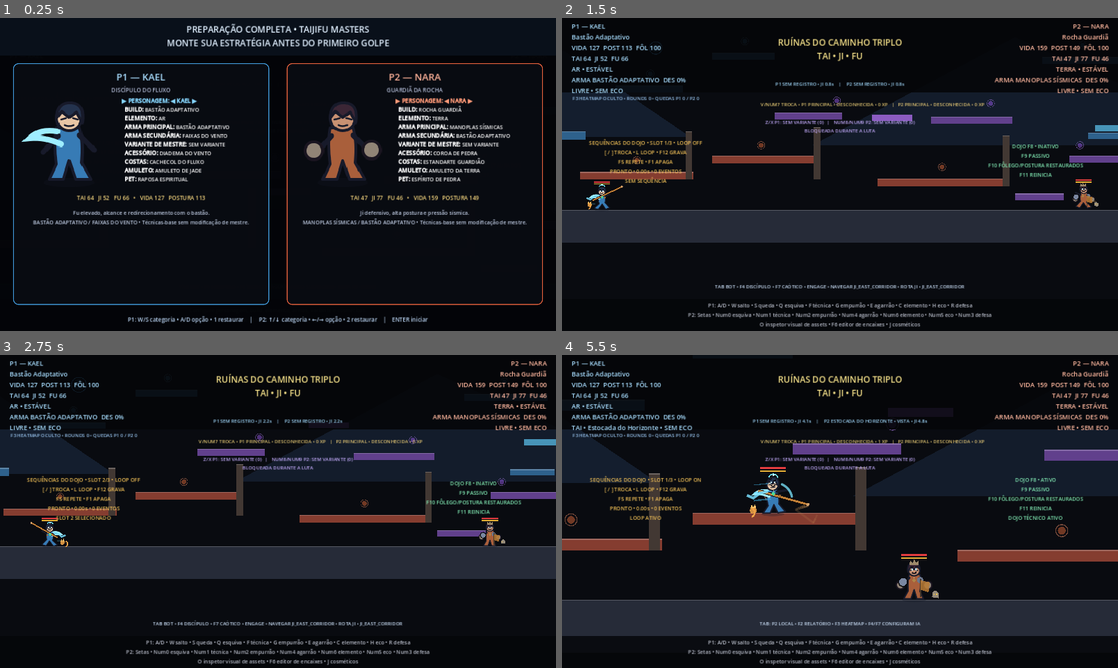
Above: before the commit, frames 1-4 (two rows, left to right).
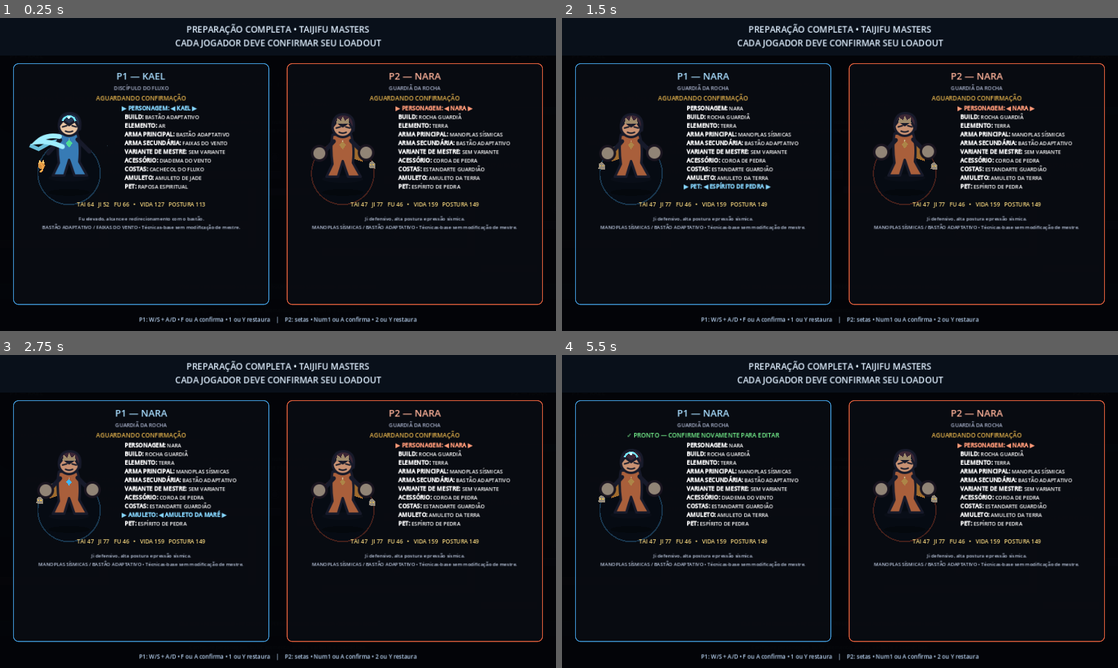
Above: after the commit, the same moments.

Repository: Tehkne-Solutions/taijifu-masters
Game: Godot game, scene res://scenes/main.tscn
The game is run twice, just before and just after one commit, with the same random seed, the same clock (stepped at 60 frames per second) and the same inputs.
Inputs:
- Up to frame 1 (0.25 s): no input
- Up to frame 2 (1.5 s): tap Enter (start_match) at 0.5 s; hold D (p1_right) from 0.53 s (still down); tap K (clear_variant_comparison) at 0.6 s; tap W (p1_jump) at 0.77 s; tap F7 (cycle_bot_personality) at 1.35 s
- Up to frame 3 (2.75 s): tap W (p1_jump) at 1.52 s; release D (p1_right) at 2.03 s; hold A (p1_left) from 2.03 s (still down); tap ] (dojo_next_slot) at 2.1 s
- Up to frame 4 (5.5 s): release A (p1_left) at 2.78 s; hold D (p1_right) 2.78-4.28 s; tap [ (dojo_previous_slot) at 2.85 s; tap W (p1_jump) at 3.02, 3.77, 4.52 s; tap F8 (dojo_toggle) at 3.6 s; hold A (p1_left) 4.28-5.03 s; tap L (dojo_toggle_loop) at 4.35 s; hold D (p1_right) from 5.03 s (still down); tap F (p1_attack) at 5.1 s

The runs differ from the first frame. In frame 1, 12% of the frame differs, in the area x 3-95%, y 6-98%; in frame 2, 35%; in frame 3, 35%; in frame 4, 38%, in the area x 0-100%, y 1-100%.

Commit message:
feat(preparation): adicionar prontidão individual e suporte a gamepad

Diff:
--- a/scripts/runtime/battle_preparation_runtime.gd
+++ b/scripts/runtime/battle_preparation_runtime.gd
@@ -9,21 +9,24 @@
 var _cosmetic_ledger := CosmeticLoadoutLedger.new()
 var _loadouts: Array[Dictionary] = [{}, {}]
 var _field_indices: Array[int] = [0, 0]
+var _ready_states: Array[bool] = [false, false]
 var _active := false
+var _start_emitted := false
 var _canvas: CanvasLayer
 var _background: ColorRect
 var _title: Label
 var _footer: Label
 var _player_titles: Array[Label] = []
 var _player_roles: Array[Label] = []
-var _player_previews: Array[TextureRect] = []
+var _player_ready_labels: Array[Label] = []
+var _player_previews: Array[PreparationAvatarPreview] = []
 var _player_stats: Array[Label] = []
 var _player_fields: Array[RichTextLabel] = []
 var _player_summaries: Array[Label] = []
-var _preview_atlases: Array[AtlasTexture] = []
 
 func _ready() -> void:
 	process_mode = Node.PROCESS_MODE_ALWAYS
+	_register_preparation_inputs()
 	_cosmetic_ledger.load_from_disk()
 	var unlocked := _unlocked_by_profile()
 	_battle_ledger.load_from_disk(unlocked)
@@ -33,8 +36,16 @@
 	_sync_all_ledgers()
 	_refresh()
 
+func _process(_delta: float) -> void:
+	if not _active:
+		return
+	_process_player_inputs(1)
+	_process_player_inputs(2)
+
 func open() -> void:
 	_active = true
+	_start_emitted = false
+	_ready_states = [false, false]
 	_canvas.visible = true
 	_refresh()
 
@@ -48,43 +59,73 @@
 
 func loadout_for_player(player_index: int) -> Dictionary:
 	var slot := clampi(player_index, 1, 2) - 1
-	var unlocked := _unlocked_for(player_index)
-	return BattleLoadoutCatalog.sanitize(_loadouts[slot], unlocked)
+	return BattleLoadoutCatalog.sanitize(_loadouts[slot], _unlocked_for(player_index))
 
 func set_loadout_for_test(player_index: int, loadout: Dictionary) -> void:
 	var slot := clampi(player_index, 1, 2) - 1
 	_loadouts[slot] = BattleLoadoutCatalog.sanitize(loadout, _unlocked_for(player_index))
+	_ready_states[slot] = false
 	_persist_player(player_index)
 	_refresh()
 
 func selected_field_for_player(player_index: int) -> StringName:
 	return BattleLoadoutCatalog.FIELD_ORDER[_field_indices[clampi(player_index, 1, 2) - 1]]
 
-func _unhandled_input(event: InputEvent) -> void:
-	if not _active or event is not InputEventKey:
-		return
-	var key := event as InputEventKey
-	if not key.pressed or key.echo:
-		return
-	var handled := true
-	match key.keycode:
-		KEY_W: _cycle_field(1, -1)
-		KEY_S: _cycle_field(1, 1)
-		KEY_A: _cycle_value(1, -1)
-		KEY_D: _cycle_value(1, 1)
-		KEY_UP: _cycle_field(2, -1)
-		KEY_DOWN: _cycle_field(2, 1)
-		KEY_LEFT: _cycle_value(2, -1)
-		KEY_RIGHT: _cycle_value(2, 1)
-		KEY_1: _reset_player(1)
-		KEY_2: _reset_player(2)
-		KEY_ENTER, KEY_KP_ENTER:
-			_sync_all_ledgers()
-			start_requested.emit()
-		_:
-			handled = false
-	if handled:
-		get_viewport().set_input_as_handled()
+func is_player_ready(player_index: int) -> bool:
+	return _ready_states[clampi(player_index, 1, 2) - 1]
+
+func all_players_ready() -> bool:
+	return _ready_states[0] and _ready_states[1]
+
+func set_ready_for_test(player_index: int, ready: bool) -> void:
+	_ready_states[clampi(player_index, 1, 2) - 1] = ready
+	_refresh_player(player_index)
+	_refresh_header()
+
+func registered_gamepad_actions_valid() -> bool:
+	for player_index in [1, 2]:
+		for suffix in ["up", "down", "prev", "next", "ready", "reset"]:
+			if not InputMap.has_action(_prep_action(player_index, suffix)):
+				return false
+	return true
+
+func _process_player_inputs(player_index: int) -> void:
+	if Input.is_action_just_pressed(_prep_action(player_index, "ready")):
+		_toggle_ready(player_index)
+		return
+	if Input.is_action_just_pressed(_prep_action(player_index, "reset")):
+		if not is_player_ready(player_index):
+			_reset_player(player_index)
+		return
+	if is_player_ready(player_index):
+		return
+	if Input.is_action_just_pressed(_prep_action(player_index, "up")):
+		_cycle_field(player_index, -1)
+	elif Input.is_action_just_pressed(_prep_action(player_index, "down")):
+		_cycle_field(player_index, 1)
+	if Input.is_action_just_pressed(_prep_action(player_index, "prev")):
+		_cycle_value(player_index, -1)
+	elif Input.is_action_just_pressed(_prep_action(player_index, "next")):
+		_cycle_value(player_index, 1)
+
+func _toggle_ready(player_index: int) -> void:
+	var slot := player_index - 1
+	_ready_states[slot] = not _ready_states[slot]
+	if _ready_states[slot]:
+		_persist_player(player_index)
+	else:
+		_start_emitted = false
+	_refresh_player(player_index)
+	_refresh_header()
+	if all_players_ready() and not _start_emitted:
+		_start_emitted = true
+		call_deferred("_emit_start_after_lock")
+
+func _emit_start_after_lock() -> void:
+	await get_tree().create_timer(0.42, true, false, true).timeout
+	if _active and all_players_ready() and _start_emitted:
+		_sync_all_ledgers()
+		start_requested.emit()
 
 func _cycle_field(player_index: int, direction: int) -> void:
 	var slot := player_index - 1
@@ -104,22 +145,25 @@
 		index = 0
 	var next_id := options[wrapi(index + direction, 0, options.size())]
 	_loadouts[slot] = BattleLoadoutCatalog.set_field(_loadouts[slot], field_id, next_id, unlocked)
+	_ready_states[slot] = false
 	_persist_player(player_index)
 	_refresh_player(player_index)
+	_refresh_header()
 
 func _reset_player(player_index: int) -> void:
 	_loadouts[player_index - 1] = BattleLoadoutCatalog.default_loadout(player_index)
 	_field_indices[player_index - 1] = 0
+	_ready_states[player_index - 1] = false
 	_persist_player(player_index)
 	_refresh_player(player_index)
+	_refresh_header()
 
 func _persist_player(player_index: int) -> void:
 	var slot := player_index - 1
 	var profile_id := "p%d" % player_index
 	var unlocked := _unlocked_for(player_index)
 	_loadouts[slot] = _battle_ledger.set_loadout(player_index, _loadouts[slot], unlocked)
-	var variant_id := StringName(_loadouts[slot].get("variant_id", &""))
-	master_training_runtime.ledger.set_selected_variant(profile_id, variant_id)
+	master_training_runtime.ledger.set_selected_variant(profile_id, StringName(_loadouts[slot].get("variant_id", &"")))
 	var cosmetic_loadout := {}
 	for socket_id in CosmeticSocketCatalog.SOCKET_IDS:
 		cosmetic_loadout[String(socket_id)] = String(_loadouts[slot].get(String(socket_id), &"none"))
@@ -161,7 +205,6 @@
 	_title.offset_top = 12.0
 	_title.offset_right = 1260.0
 	_title.offset_bottom = 72.0
-	_title.text = "PREPARAÇÃO COMPLETA • TAIJIFU MASTERS\nMONTE SUA ESTRATÉGIA ANTES DO PRIMEIRO GOLPE"
 	_title.horizontal_alignment = HORIZONTAL_ALIGNMENT_CENTER
 	_title.vertical_alignment = VERTICAL_ALIGNMENT_CENTER
 	_title.add_theme_font_size_override("font_size", 20)
@@ -174,7 +217,7 @@
 	_footer.offset_top = 672.0
 	_footer.offset_right = 1260.0
 	_footer.offset_bottom = 716.0
-	_footer.text = "P1: W/S categoria • A/D opção • 1 restaurar    |    P2: ↑/↓ categoria • ←/→ opção • 2 restaurar    |    ENTER iniciar"
+	_footer.text = "P1: W/S + A/D • F ou A confirma • 1 ou Y restaura    |    P2: setas • Num1 ou A confirma • 2 ou Y restaura"
 	_footer.horizontal_alignment = HORIZONTAL_ALIGNMENT_CENTER
 	_footer.vertical_alignment = VERTICAL_ALIGNMENT_CENTER
 	_footer.add_theme_font_size_override("font_size", 13)
@@ -201,11 +244,11 @@
 	var margin := MarginContainer.new()
 	margin.add_theme_constant_override("margin_left", 18)
 	margin.add_theme_constant_override("margin_right", 18)
-	margin.add_theme_constant_override("margin_top", 14)
-	margin.add_theme_constant_override("margin_bottom", 14)
+	margin.add_theme_constant_override("margin_top", 12)
+	margin.add_theme_constant_override("margin_bottom", 12)
 	panel.add_child(margin)
 	var root_column := VBoxContainer.new()
-	root_column.add_theme_constant_override("separation", 5)
+	root_column.add_theme_constant_override("separation", 3)
 	margin.add_child(root_column)
 	var title := Label.new()
 	title.horizontal_alignment = HORIZONTAL_ALIGNMENT_CENTER
@@ -215,21 +258,22 @@
 	_player_titles.append(title)
 	var role := Label.new()
 	role.horizontal_alignment = HORIZONTAL_ALIGNMENT_CENTER
-	role.add_theme_font_size_override("font_size", 13)
+	role.add_theme_font_size_override("font_size", 12)
 	role.add_theme_color_override("font_color", Color(0.68, 0.72, 0.82))
 	root_column.add_child(role)
 	_player_roles.append(role)
+	var ready_label := Label.new()
+	ready_label.horizontal_alignment = HORIZONTAL_ALIGNMENT_CENTER
+	ready_label.add_theme_font_size_override("font_size", 14)
+	root_column.add_child(ready_label)
+	_player_ready_labels.append(ready_label)
 	var middle := HBoxContainer.new()
 	middle.add_theme_constant_override("separation", 12)
 	root_column.add_child(middle)
-	var preview := TextureRect.new()
-	preview.custom_minimum_size = Vector2(218.0, 218.0)
-	preview.expand_mode = TextureRect.EXPAND_IGNORE_SIZE
-	preview.stretch_mode = TextureRect.STRETCH_KEEP_ASPECT_CENTERED
-	preview.texture_filter = CanvasItem.TEXTURE_FILTER_NEAREST
+	var preview := PreparationAvatarPreview.new()
+	preview.set_player_index(player_index)
 	middle.add_child(preview)
 	_player_previews.append(preview)
-	_preview_atlases.append(AtlasTexture.new())
 	var fields := RichTextLabel.new()
 	fields.custom_minimum_size = Vector2(320.0, 218.0)
 	fields.bbcode_enabled = true
@@ -246,11 +290,11 @@
 	root_column.add_child(stats)
 	_player_stats.append(stats)
 	var summary := Label.new()
-	summary.custom_minimum_size = Vector2(0.0, 62.0)
+	summary.custom_minimum_size = Vector2(0.0, 60.0)
 	summary.horizontal_alignment = HORIZONTAL_ALIGNMENT_CENTER
 	summary.vertical_alignment = VERTICAL_ALIGNMENT_CENTER
 	summary.autowrap_mode = TextServer.AUTOWRAP_WORD_SMART
-	summary.add_theme_font_size_override("font_size", 12)
+	summary.add_theme_font_size_override("font_size", 11)
 	summary.add_theme_color_override("font_color", Color(0.75, 0.80, 0.89))
 	root_column.add_child(summary)
 	_player_summaries.append(summary)
@@ -258,6 +302,15 @@
 func _refresh() -> void:
 	_refresh_player(1)
 	_refresh_player(2)
+	_refresh_header()
+
+func _refresh_header() -> void:
+	if all_players_ready():
+		_title.text = "AMBOS PRONTOS • ENTRADA NA ARENA\nOS LOADOUTS FORAM BLOQUEADOS"
+		_title.add_theme_color_override("font_color", Color(0.58, 1.0, 0.68))
+	else:
+		_title.text = "PREPARAÇÃO COMPLETA • TAIJIFU MASTERS\nCADA JOGADOR DEVE CONFIRMAR SEU LOADOUT"
+		_title.add_theme_color_override("font_color", Color(0.88, 0.94, 1.0))
 
 func _refresh_player(player_index: int) -> void:
 	if _player_titles.size() < player_index:
@@ -270,6 +323,11 @@
 	var build := BuildProfile.prototype_preset(preset_id)
 	_player_titles[slot].text = "P%d — %s" % [player_index, build.character_name.to_upper()]
 	_player_roles[slot].text = CharacterVisualCatalog.role(character_id).to_upper()
+	_player_ready_labels[slot].text = "✓ PRONTO — CONFIRME NOVAMENTE PARA EDITAR" if _ready_states[slot] else "AGUARDANDO CONFIRMAÇÃO"
+	_player_ready_labels[slot].add_theme_color_override(
+		"font_color",
+		Color(0.48, 1.0, 0.58) if _ready_states[slot] else Color(0.92, 0.72, 0.30)
+	)
 	_player_stats[slot].text = "TAI %d   JI %d   FU %d   •   VIDA %d   POSTURA %d" % [
 		roundi(build.tai_index()), roundi(build.ji_index()), roundi(build.fu_index()),
 		roundi(build.max_health()), roundi(build.max_posture())
@@ -280,22 +338,8 @@
 		WeaponKitCatalog.label_for(StringName(loadout.get("secondary_weapon_id", &"unarmed"))),
 		MasterTrainingCatalog.variant_summary(StringName(loadout.get("variant_id", &"")))
 	]
-	_update_preview(slot, character_id)
+	_player_previews[slot].apply_loadout(loadout)
 	_update_fields(slot, player_index)
-
-func _update_preview(slot: int, character_id: StringName) -> void:
-	var path := CharacterVisualCatalog.sheet_path(character_id)
-	if path == "" or not ResourceLoader.exists(path):
-		_player_previews[slot].texture = null
-		return
-	var texture := load(path) as Texture2D
-	if not is_instance_valid(texture):
-		_player_previews[slot].texture = null
-		return
-	var atlas := _preview_atlases[slot]
-	atlas.atlas = texture
-	atlas.region = Rect2(Vector2.ZERO, CharacterVisualCatalog.FRAME_SIZE)
-	_player_previews[slot].texture = atlas
 
 func _update_fields(slot: int, player_index: int) -> void:
 	var lines: Array[String] = []
@@ -306,11 +350,79 @@
 		var value_id := BattleLoadoutCatalog.value_for_field(field_id, loadout)
 		var label := BattleLoadoutCatalog.field_label(field_id)
 		var value := BattleLoadoutCatalog.value_label(field_id, value_id)
-		if index == _field_indices[slot]:
+		if index == _field_indices[slot] and not _ready_states[slot]:
 			lines.append("[color=%s][b]▶ %s: ◀ %s ▶[/b][/color]" % [color, label, value])
 		else:
 			lines.append("  [b]%s:[/b] %s" % [label, value])
 	_player_fields[slot].text = "\n".join(lines)
 
+func _register_preparation_inputs() -> void:
+	_register_player_prep_inputs(1, KEY_W, KEY_S, KEY_A, KEY_D, KEY_F, KEY_1, 0)
+	_register_player_prep_inputs(2, KEY_UP, KEY_DOWN, KEY_LEFT, KEY_RIGHT, KEY_KP_1, KEY_2, 1)
+
+func _register_player_prep_inputs(
+	player_index: int,
+	up_key: Key,
+	down_key: Key,
+	prev_key: Key,
+	next_key: Key,
+	ready_key: Key,
+	reset_key: Key,
+	device: int
+) -> void:
+	_add_key_event(_prep_action(player_index, "up"), up_key)
+	_add_key_event(_prep_action(player_index, "down"), down_key)
+	_add_key_event(_prep_action(player_index, "prev"), prev_key)
+	_add_key_event(_prep_action(player_index, "next"), next_key)
+	_add_key_event(_prep_action(player_index, "ready"), ready_key)
+	_add_key_event(_prep_action(player_index, "reset"), reset_key)
+	_add_joy_button(_prep_action(player_index, "up"), JOY_BUTTON_DPAD_UP, device)
+	_add_joy_button(_prep_action(player_index, "down"), JOY_BUTTON_DPAD_DOWN, device)
+	_add_joy_button(_prep_action(player_index, "prev"), JOY_BUTTON_DPAD_LEFT, device)
+	_add_joy_button(_prep_action(player_index, "next"), JOY_BUTTON_DPAD_RIGHT, device)
+	_add_joy_button(_prep_action(player_index, "ready"), JOY_BUTTON_A, device)
+	_add_joy_button(_prep_action(player_index, "reset"), JOY_BUTTON_Y, device)
+	_add_joy_axis(_prep_action(player_index, "up"), JOY_AXIS_LEFT_Y, -1.0, device)
+	_add_joy_axis(_prep_action(player_index, "down"), JOY_AXIS_LEFT_Y, 1.0, device)
+	_add_joy_axis(_prep_action(player_index, "prev"), JOY_AXIS_LEFT_X, -1.0, device)
+	_add_joy_axis(_prep_action(player_index, "next"), JOY_AXIS_LEFT_X, 1.0, device)
+
+func _prep_action(player_index: int, suffix: String) -> StringName:
+	return StringName("prep_p%d_%s" % [player_index, suffix])
+
+func _ensure_action(action_id: StringName) -> void:
+	if not InputMap.has_action(action_id):
+		InputMap.add_action(action_id, 0.55)
+
+func _add_key_event(action_id: StringName, keycode: Key) -> void:
+	_ensure_action(action_id)
+	for existing in InputMap.action_get_events(action_id):
+		if existing is InputEventKey and existing.physical_keycode == keycode:
+			return
+	var event := InputEventKey.new()
+	event.physical_keycode = keycode
+	InputMap.action_add_event(action_id, event)
+
+func _add_joy_button(action_id: StringName, button_index: JoyButton, device: int) -> void:
+	_ensure_action(action_id)
+	for existing in InputMap.action_get_events(action_id):
+		if existing is InputEventJoypadButton and existing.button_index == button_index and existing.device == device:
+			return
+	var event := InputEventJoypadButton.new()
+	event.button_index = button_index
+	event.device = device
+	InputMap.action_add_event(action_id, event)
+
+func _add_joy_axis(action_id: StringName, axis: JoyAxis, axis_value: float, device: int) -> void:
+	_ensure_action(action_id)
+	for existing in InputMap.action_get_events(action_id):
+		if existing is InputEventJoypadMotion and existing.axis == axis and is_equal_approx(existing.axis_value, axis_value) and existing.device == device:
+			return
+	var event := InputEventJoypadMotion.new()
+	event.axis = axis
+	event.axis_value = axis_value
+	event.device = device
+	InputMap.action_add_event(action_id, event)
+
 func _exit_tree() -> void:
 	_sync_all_ledgers()
